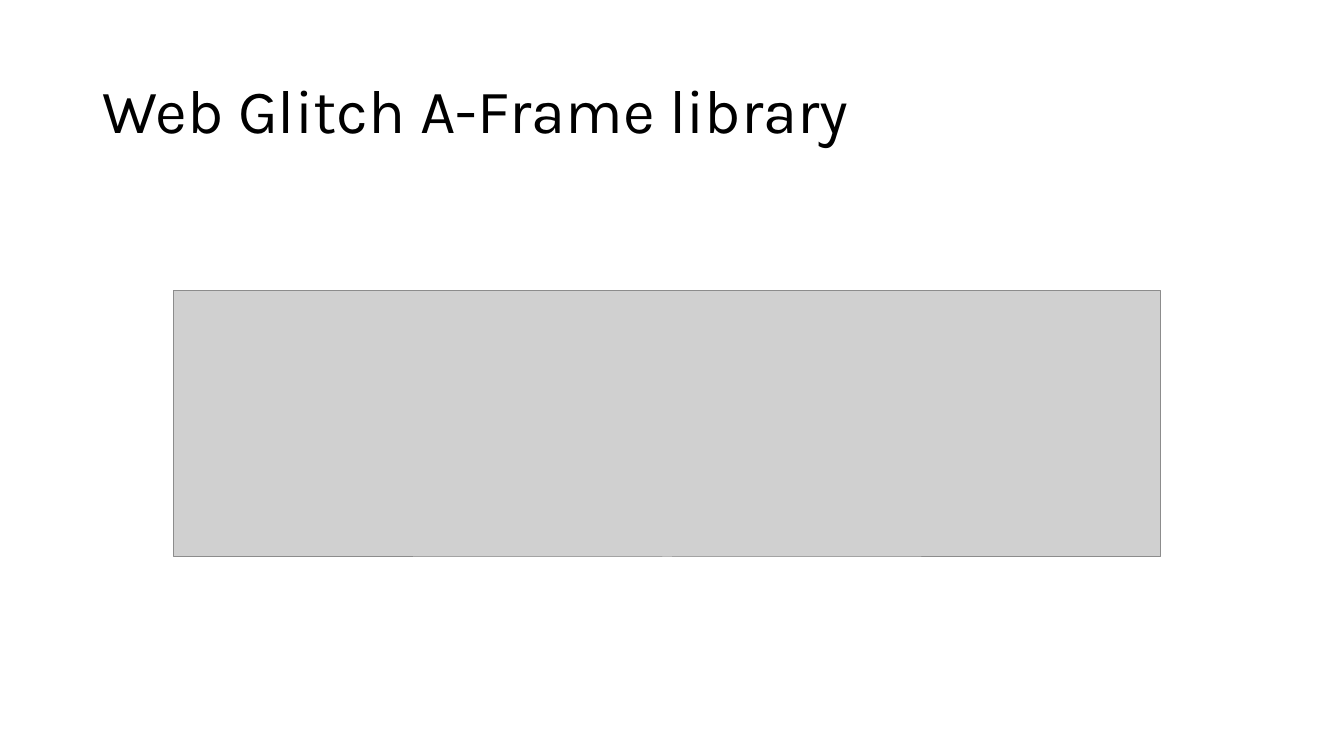
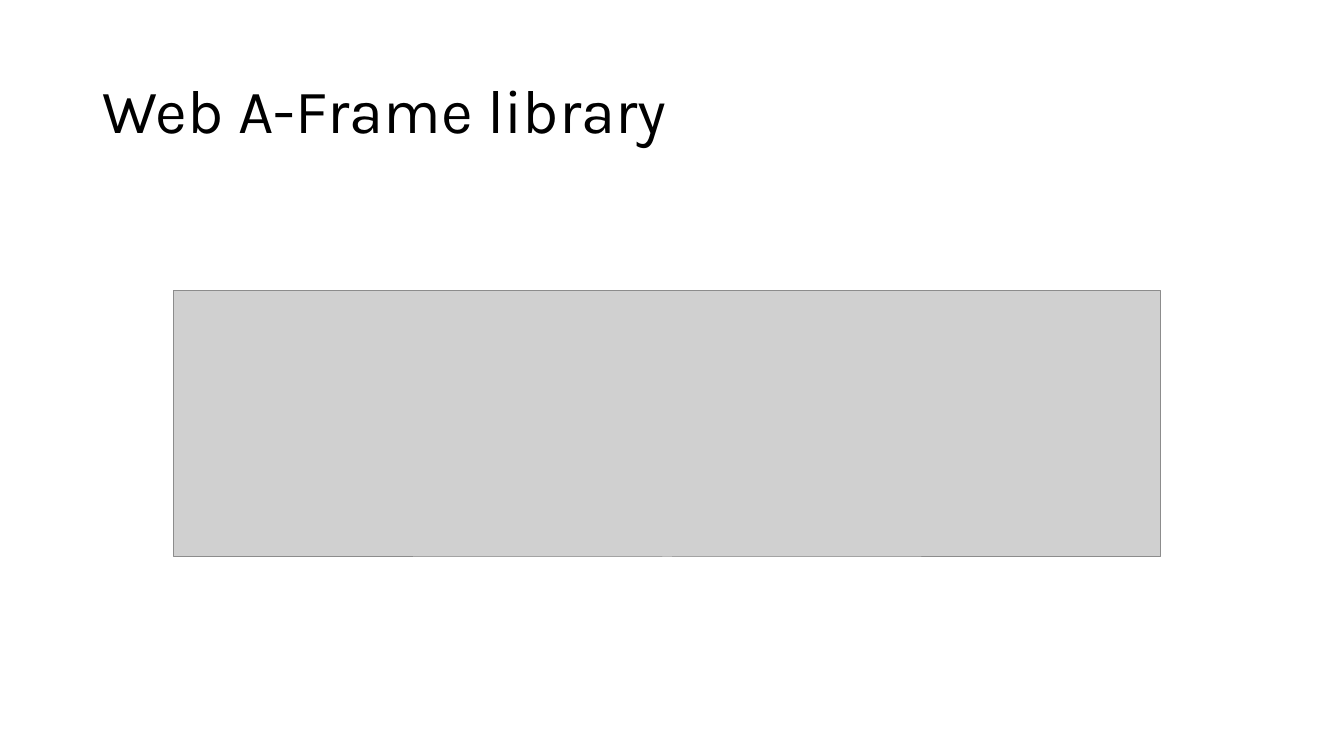
Before and after one commit to wonder-phil/UEMCON-2025, a slide deck: slide 4 of p01/Basics.pptx (slide 3 before the commit). Drawn at 1344x756 pixels with LibreOffice and Linux fonts; fonts in the diff are those of the drawing; grey boxes stand for pictures. Boxes give left, top, right and bottom in pixels: in the first picture for what was removed or moved away, otherwise in the second. Text is boxed around its words. In the diff, an @@ line names an element or a change of style, - is before the commit and + after.

```diff
--- a/p01/Basics.pptx
+++ b/p01/Basics.pptx
@@ title at bbox=[102, 90, 666, 148]: text changed @@
-Web Glitch A-Frame library
+Web A-Frame library
```
Also in this commit, not shown: 1 other slide changed, 1 slide added, 15 other files.
